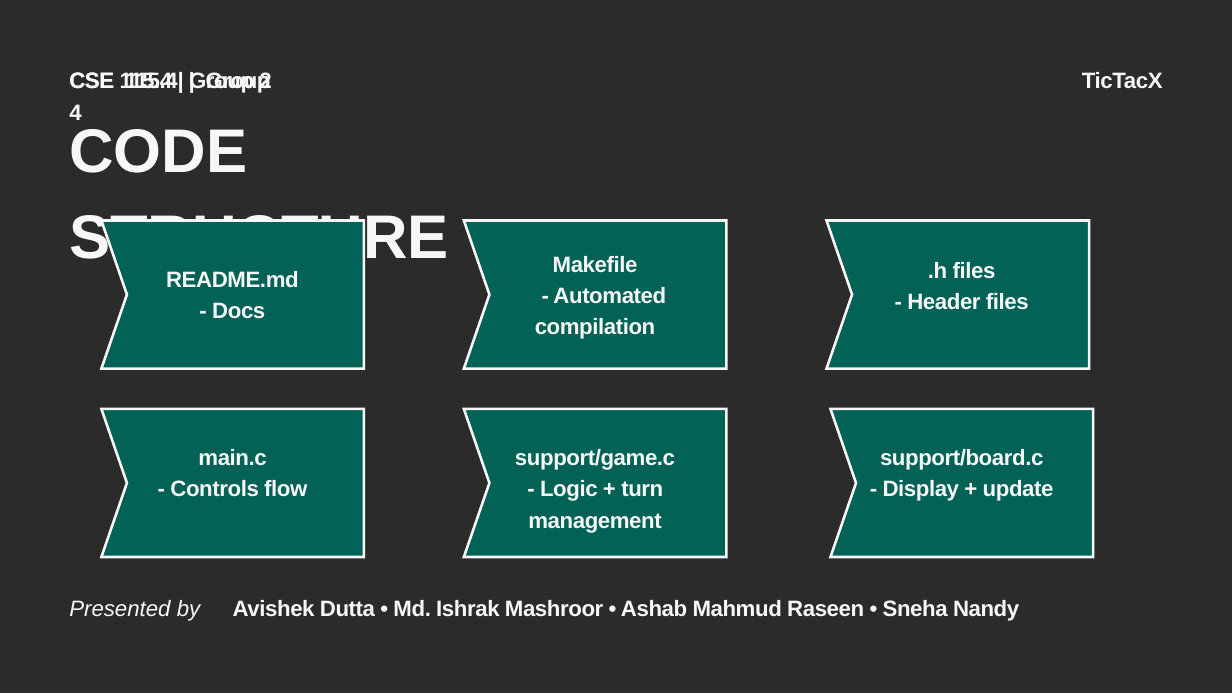
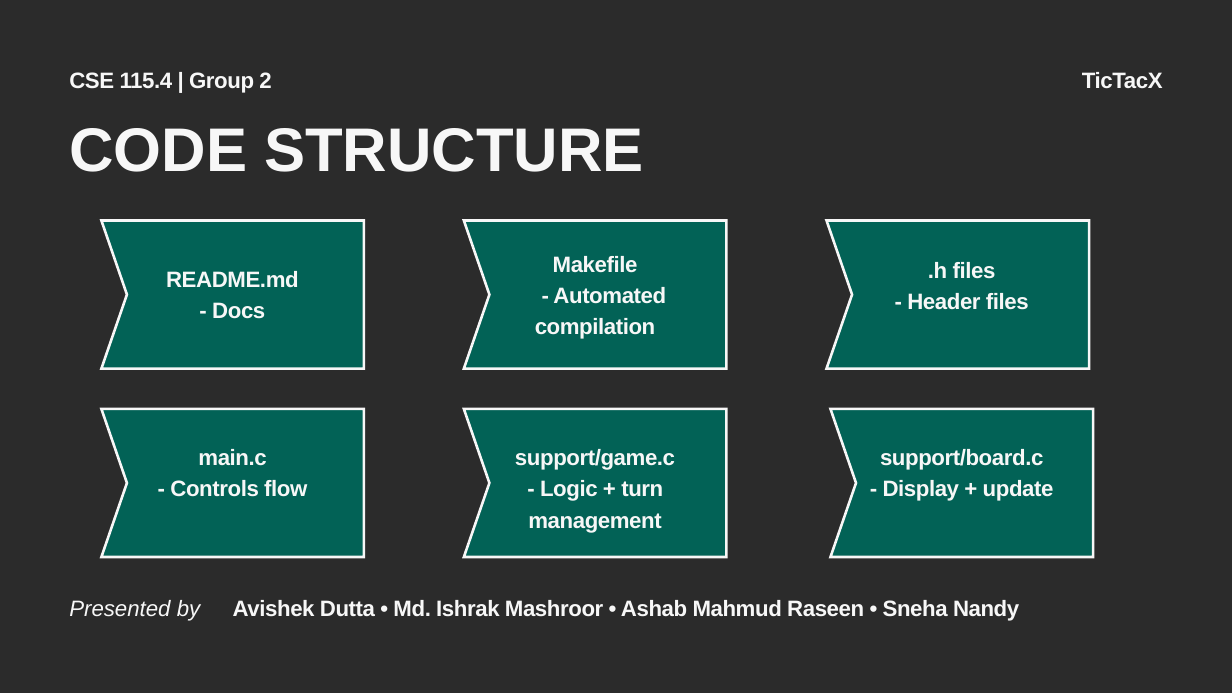
Before and after one commit to tyroruyk/tictacx, a slide deck: slide 7 of others/TicTacX.pptx. Drawn at 1232x693 pixels with LibreOffice and Linux fonts; fonts in the diff are those of the drawing; background and template pictures are left out; a plain dark background stands for a picture behind light text. Boxes give left, top, right and bottom in pixels: in the first picture for what was removed or moved away, otherwise in the second. Text is boxed around its words. In the diff, an @@ line names an element or a change of style, - is before the commit and + after.

```diff
--- a/others/TicTacX.pptx
+++ b/others/TicTacX.pptx
@@ text removed at (x1=69, y1=71, x2=254, y2=120) @@
-CSE 115.4 | Group 4
@@ text "CODE STRUCTURE" rewrapped from (x1=69, y1=129, x2=449, y2=270) to (x1=69, y1=128, x2=644, y2=172) @@
```
Also in this commit, not shown: 14 other slides changed.
